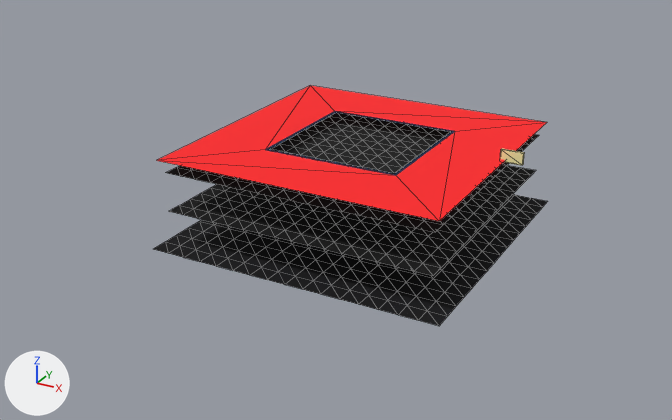
Two versions of the glTF model Game.Engine/wwwroot/public/assets/base/models/ffa.glb, one commit apart.
Both versions are drawn from a camera (50 mm lens) standing at (3661.0, -7158.0, 2829.0) and looking at (-155.0, -219.0, -640.0). The lights are fixed; the arrows at lower left show +X, +Y and +Z. Mesh edges are drawn as thin lines on the coarser meshes. Where no turn or scale is listed for an object, it has been applied to the vertices. Vertices at the same position are counted once.

Objects in the first picture: 'Cube', 'bg.001', 'bg.002', 'bg.003', 'edge.001'.
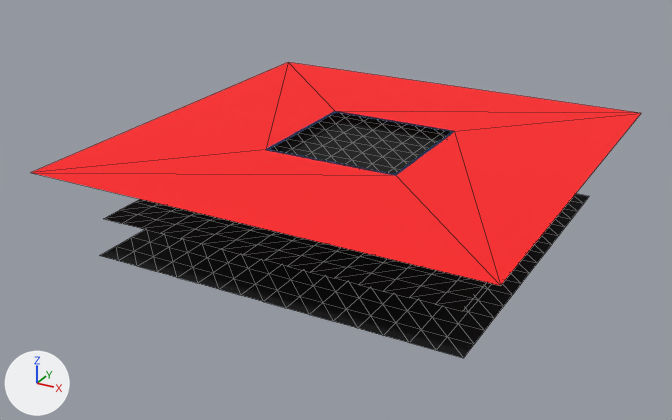
What the commit changed:
me_cube_003 has 8 vertices, 8 faces and spans x -1075.0..1075.0, y -1075.0..1075.0, z 0.0.
me_cube_003 is used by ob_edge_001; location (0.0, 0.0, 1.0); scale (1.22, 1.22, 1.01).
Part 1, on me_cube_003:
Vertex 1 of me_cube_003 moves from (1075.0, 1075.0, 0.0) at pixel (547, 122) to (1676.0, 1676.0, 0.0) at pixel (641, 113).
Vertex 3 of me_cube_003 moves from (-1075.0, 1075.0, 0.0) at pixel (310, 85) to (-1676.0, 1676.0, 0.0) at pixel (288, 62).
Vertex 5 of me_cube_003 moves from (-1075.0, -1075.0, 0.0) at pixel (156, 160) to (-1676.0, -1676.0, 0.0) at pixel (30, 172).
Vertex 7 of me_cube_003 moves from (1075.0, -1075.0, 0.0) at pixel (439, 221) to (1676.0, -1676.0, 0.0) at pixel (500, 285).
Object 'bg.003' (ob_bg_003) is rescaled from (2.02, 2.02, 1.55) to (2.5, 2.5, 1.55).
Object 'bg.001' (ob_bg_001) is rescaled from (1.85, 1.85, 1.42) to (2.43, 2.43, 1.42).
Object 'Cube' (ob_cube) is deleted.

Pixel boxes (x1, y1, x2, y2) of what changed, in the pictures (672 x 420 px):
'edge.001', reshaped, rescaled (56% wider, 65% taller): before (156, 86, 547, 221); after (31, 62, 641, 286)
'bg.003', rescaled (24% wider, 25% taller): before (154, 195, 548, 326); after (100, 194, 589, 358)
'bg.001', rescaled: before (169, 165, 536, 276); after (104, 199, 487, 311)
'Cube', deleted: before (500, 149, 525, 165)
